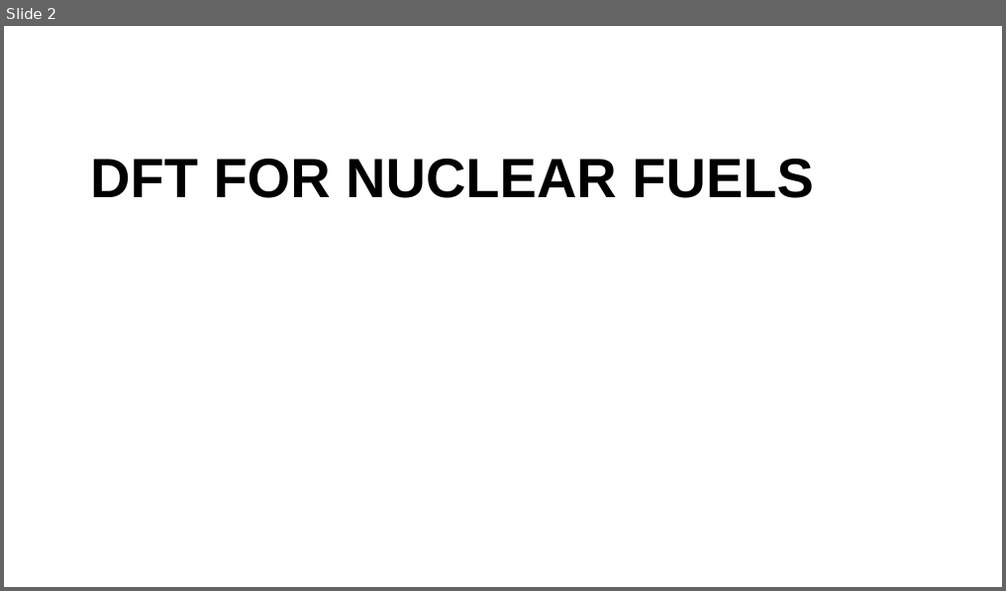
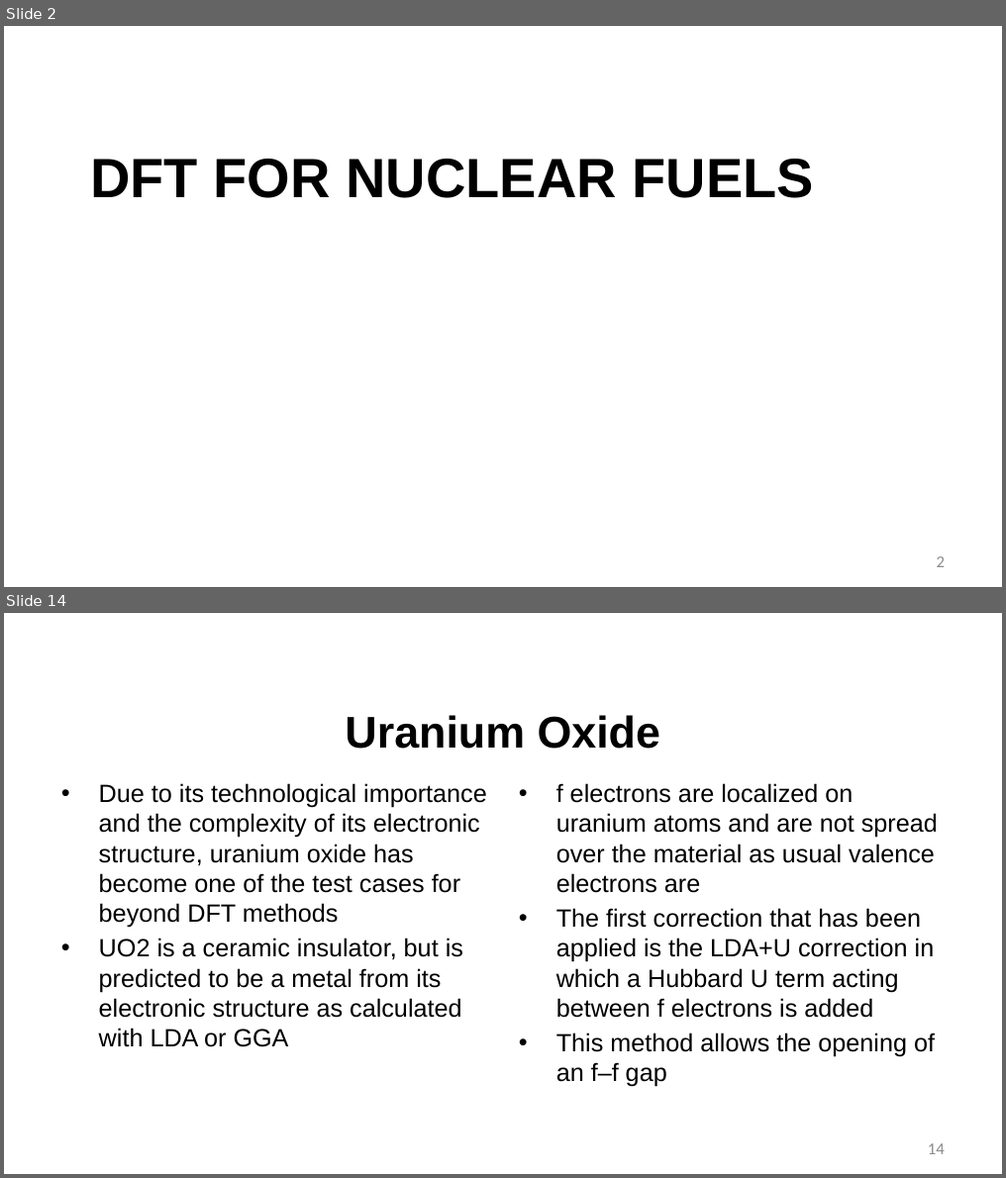
Before and after one commit to benbeeler/TEACHING, a slide deck: Advanced Reactor Materials/LecX_DFT.pptx. Shown one above the other, each under a label of ours: slide 2 before the commit, slides 2 and 14 after it; the slides between them are not shown. The pictures are 1006x591 and 1006x1178 pixels, drawn with LibreOffice and Linux fonts; fonts in the diff are those of the drawing; background and template pictures are left out. Boxes give left, top, right and bottom in pixels: in the first picture for what was removed or moved away, otherwise in the second. Text is boxed around its words. In the diff, an @@ line names an element or a change of style, - is before the commit and + after.

```diff
--- a/Advanced Reactor Materials/LecX_DFT.pptx
+++ b/Advanced Reactor Materials/LecX_DFT.pptx
@@ slide 14 added at (4, 613, 1002, 1174), background #FFFFFF @@
@@ title added at (345, 715, 660, 749), 42.7 pt, text #000000, bold @@
+Uranium Oxide
@@ text added at (99, 783, 487, 1048), 24 pt, text #000000 @@
+• Due to its technological importance and the complexity of its electronic structure, uranium oxide has become one of the test cases for beyond DFT methods
+• UO2 is a ceramic insulator, but is predicted to be a metal from its electronic structure as calculated with LDA or GGA
@@ text added at (556, 783, 938, 1087), 24 pt, text #000000 @@
+• f electrons are localized on uranium atoms and are not spread over the material as usual valence electrons are
+• The first correction that has been applied is the LDA+U correction in which a Hubbard U term acting between f electrons is added
+• This method allows the opening of an f–f gap
@@ page number added at (928, 1144, 944, 1155), 16 pt, text #8C8C8C @@
+14
@@ slide 2 changed as well @@
@@ page number added at (937, 557, 944, 568), 16 pt, text #8C8C8C @@
+2
```
Also in this commit, not shown: 1 other slide changed, 17 other slides added, 1 other file.
